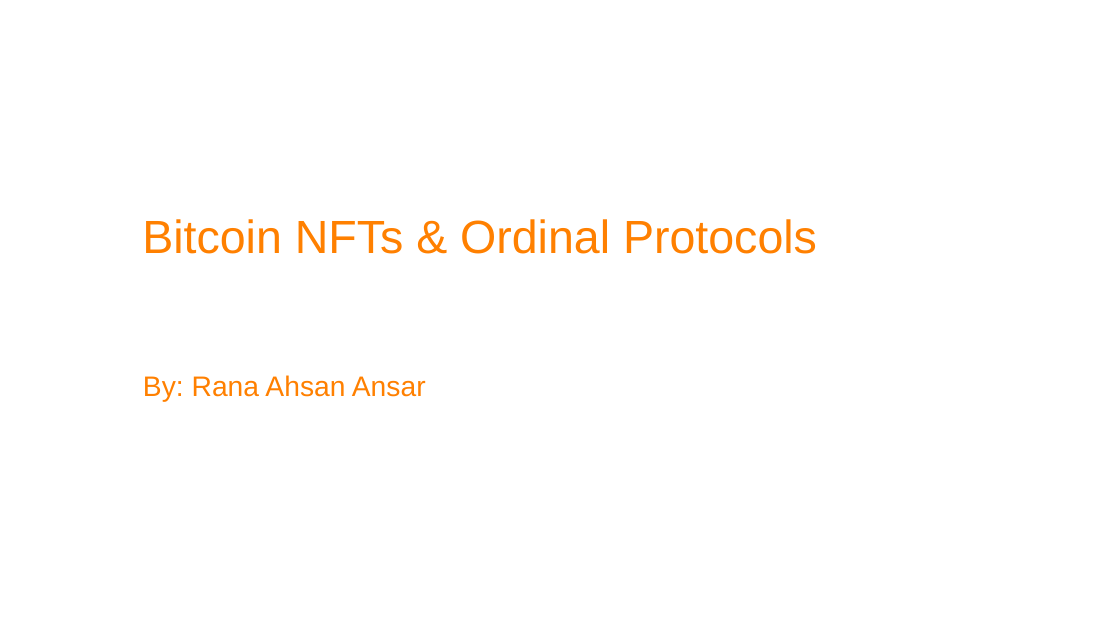
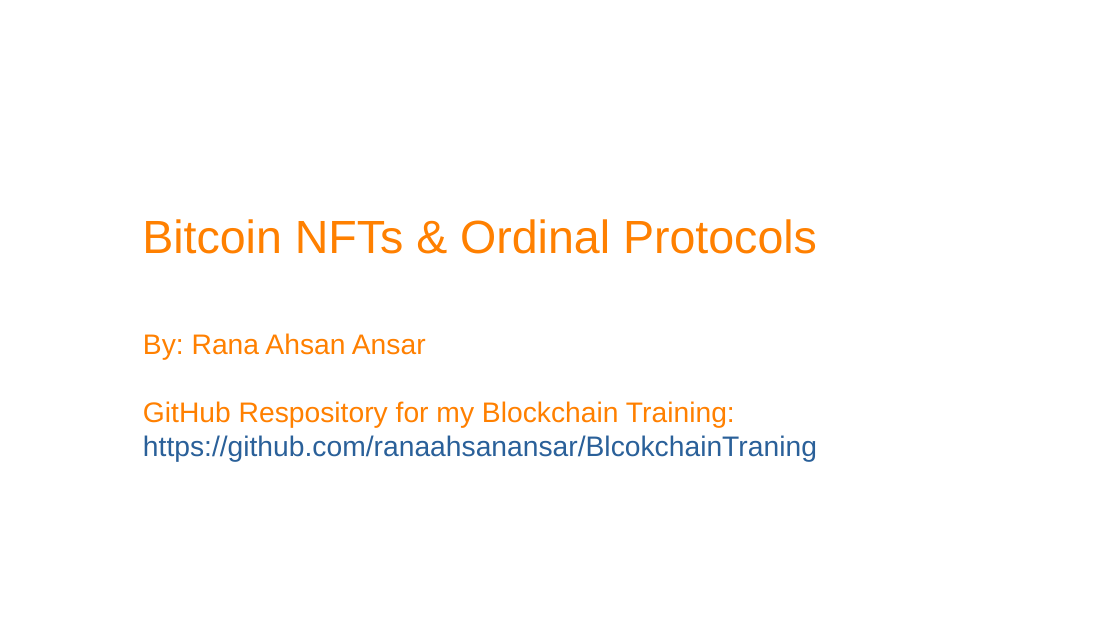
Before and after one commit to ranaahsanansar/BlcokchainTraning, a slide deck: slide 1 of FinalProject/BTC NFT Ordinal Protocol.odp. Drawn at 1120x630 pixels with LibreOffice and Linux fonts; fonts in the diff are those of the drawing; background and template pictures are left out. Boxes give left, top, right and bottom in pixels: in the first picture for what was removed or moved away, otherwise in the second. Text is boxed around its words. In the diff, an @@ line names an element or a change of style, - is before the commit and + after.

```diff
--- a/FinalProject/BTC NFT Ordinal Protocol.odp
+++ b/FinalProject/BTC NFT Ordinal Protocol.odp
@@ title at (143, 333, 817, 462): text changed @@
-By: Rana Ahsan Ansar
+By: Rana Ahsan Ansar
+GitHub Respository for my Blockchain Training: https://github.com/ranaahsanansar/BlcokchainTraning
```
Also in this commit, not shown: 2 slides added, 1 other file.
